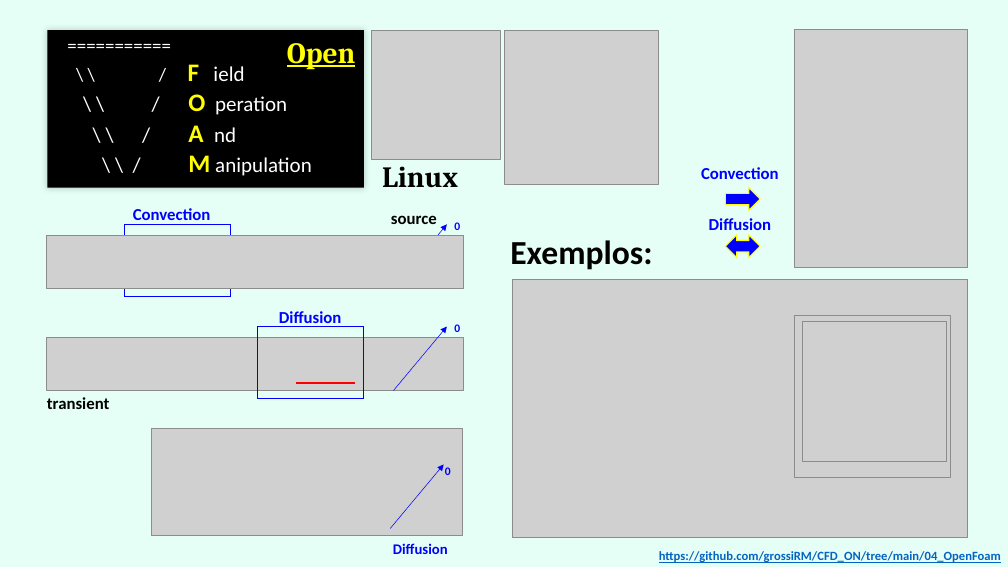
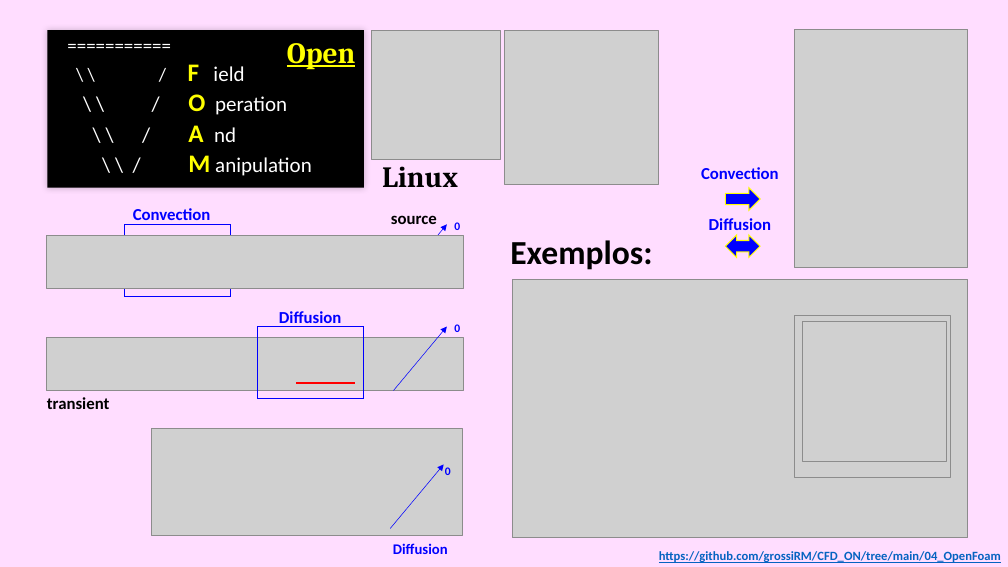
Before and after one commit to grossiRM/AM_FEG, a slide deck: slide 10 of Plano_V02_iii_AM_FEG/d_Topicos Especiais - Introducao a Manufatura Aditiva para Metais.pptx (slide 15 before the commit). Drawn at 1008x567 pixels with LibreOffice and Linux fonts; fonts in the diff are those of the drawing; grey boxes stand for pictures. Boxes give left, top, right and bottom in pixels: in the first picture for what was removed or moved away, otherwise in the second. Text is boxed around its words. In the diff, an @@ line names an element or a change of style, - is before the commit and + after.

```diff
--- a/Plano_V02_iii_AM_FEG/d_Topicos Especiais - Introducao a Manufatura Aditiva para Metais.pptx
+++ b/Plano_V02_iii_AM_FEG/d_Topicos Especiais - Introducao a Manufatura Aditiva para Metais.pptx
@@ rectangle at [0, 0, 1008, 567]: fill #E5FFF6 to #FFDDFF @@
```
Also in this commit, not shown: 8 other slides changed, 4 slides added, 1 slide removed, 4 other files.
